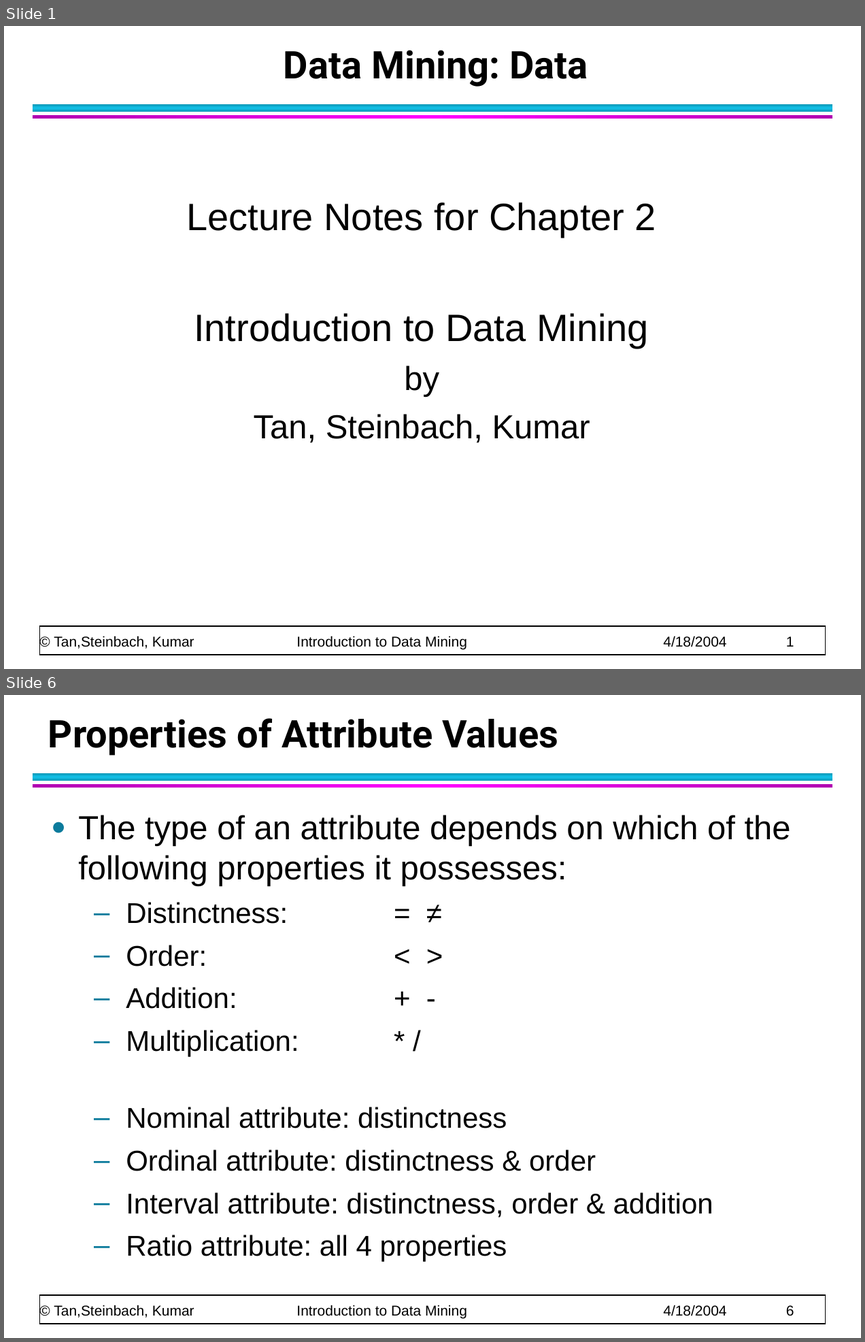
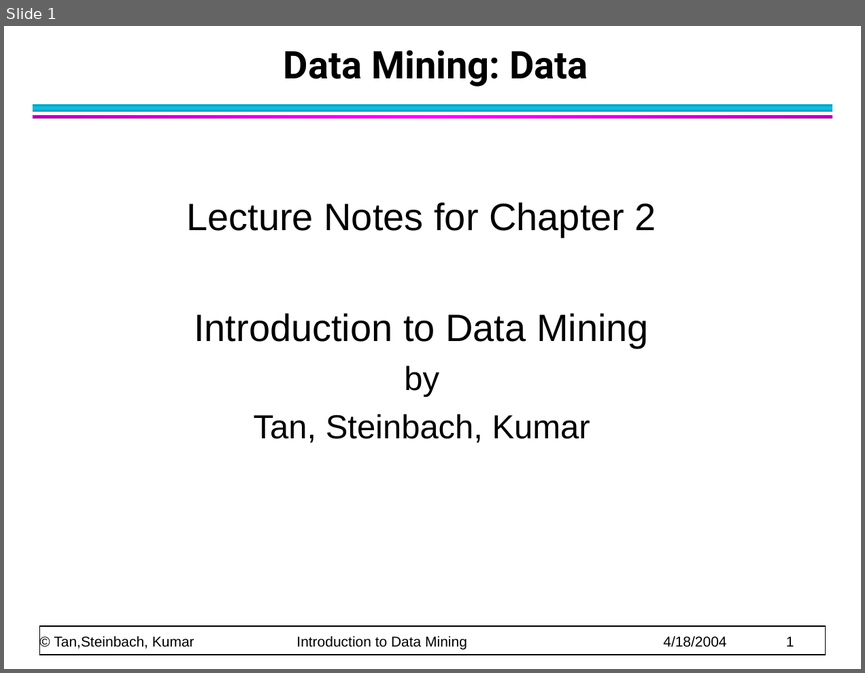
Before and after one commit to CMPT300/CMPT300.github.io, a slide deck: handouts/data/chap2_data_2.ppt. Shown one above the other, each under a label of ours: slides 1 and 6 before the commit, slide 1 after it; the slides between them are not shown. The pictures are 865x1342 and 865x673 pixels, drawn with LibreOffice and Linux fonts; fonts in the diff are those of the drawing. Boxes give left, top, right and bottom in pixels: in the first picture for what was removed or moved away, otherwise in the second. Text is boxed around its words. In the diff, an @@ line names an element or a change of style, - is before the commit and + after.

```diff
--- a/handouts/data/chap2_data_2.ppt
+++ b/handouts/data/chap2_data_2.ppt
@@ slide 6 removed at (4, 695, 861, 1338), background #FFFFFF; not listed: 4 template elements that a slide beside it also shows @@
@@ title removed at (48, 718, 558, 756) @@
-Properties of Attribute Values
@@ text removed at (78, 815, 791, 1261) @@
-● The type of an attribute depends on which of the following properties it possesses:
-  – Distinctness: = ≠
-  – Order: < >
-  – Addition: + -
-  – Multiplication: * /
-  – Nominal attribute: distinctness
-  – Ordinal attribute: distinctness & order
-  – Interval attribute: distinctness, order & addition
-  – Ratio attribute: all 4 properties
```
Also in this commit, not shown: 11 other slides changed, 10 slides added, 55 other slides removed, 2 other files.
